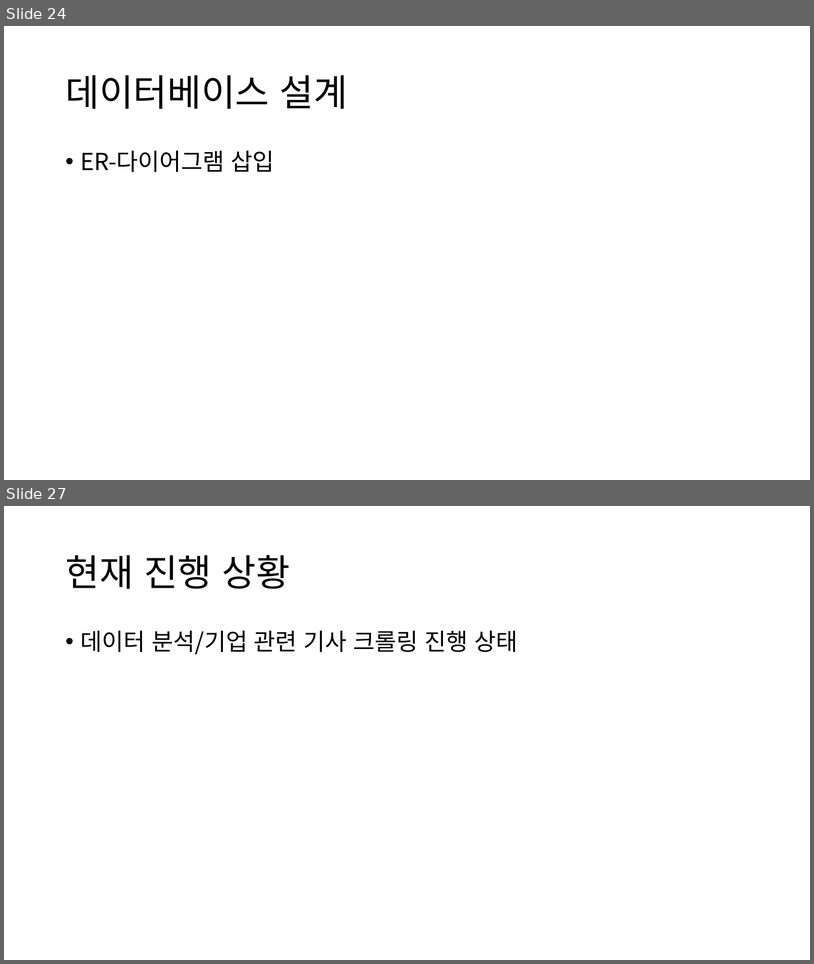
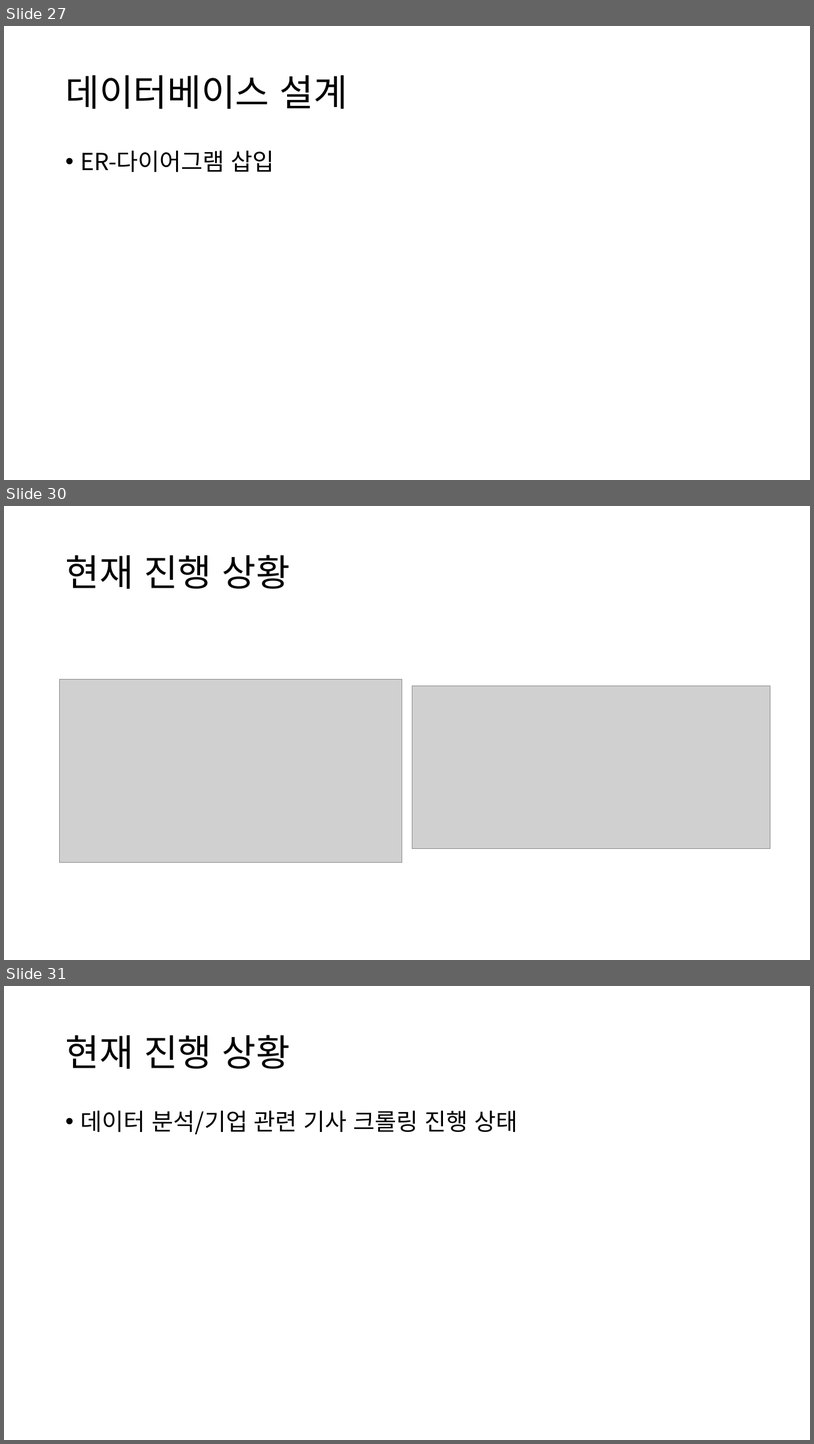
Before and after one commit to DrawGreen2021/Presentation, a slide deck: 팀 그릴그린 중간발표.pptx. Shown one above the other, each under a label of ours: slides 24 and 27 before the commit, slides 27, 30 and 31 after it; the slides between them are not shown. The pictures are 814x964 and 814x1444 pixels, drawn with LibreOffice and Linux fonts; fonts in the diff are those of the drawing; grey boxes stand for pictures. Boxes give left, top, right and bottom in pixels: in the first picture for what was removed or moved away, otherwise in the second. Text is boxed around its words. In the diff, an @@ line names an element or a change of style, - is before the commit and + after.

```diff
--- a/팀 그릴그린 중간발표.pptx
+++ b/팀 그릴그린 중간발표.pptx
@@ slide 30 added at (4,506,810,960), background #FFFFFF @@
@@ title added at (65,555,290,589), 44 pt, text #000000 @@
+현재 진행 상황
@@ picture added at (60,679,402,862) @@
@@ picture added at (413,685,770,849) @@
@@ what was slide 24 is now slide 27 @@
@@ what was slide 27 is now slide 31 @@
```
Also in this commit, not shown: 10 slides changed, 5 other slides added, 3 slides removed, 7 other files.
